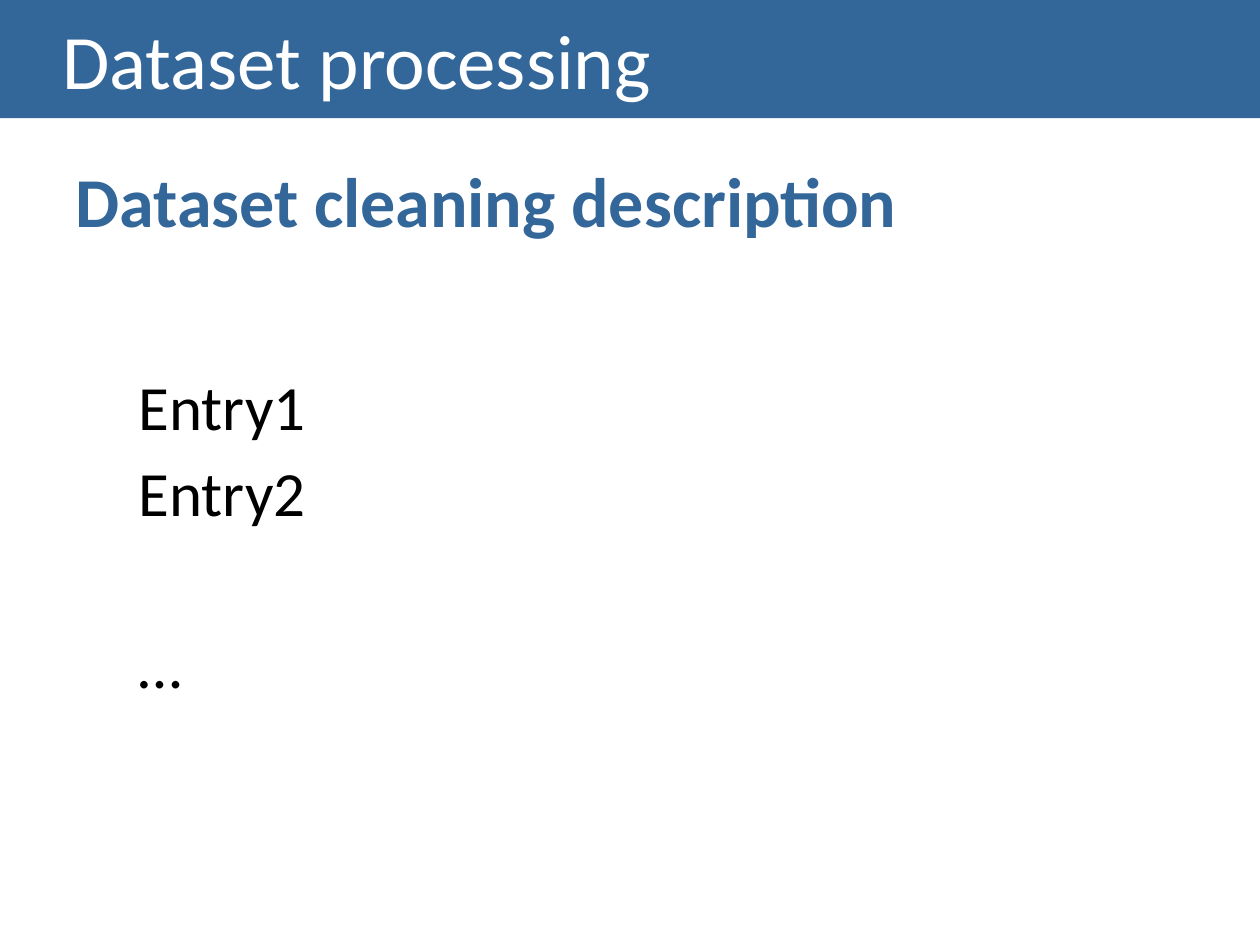
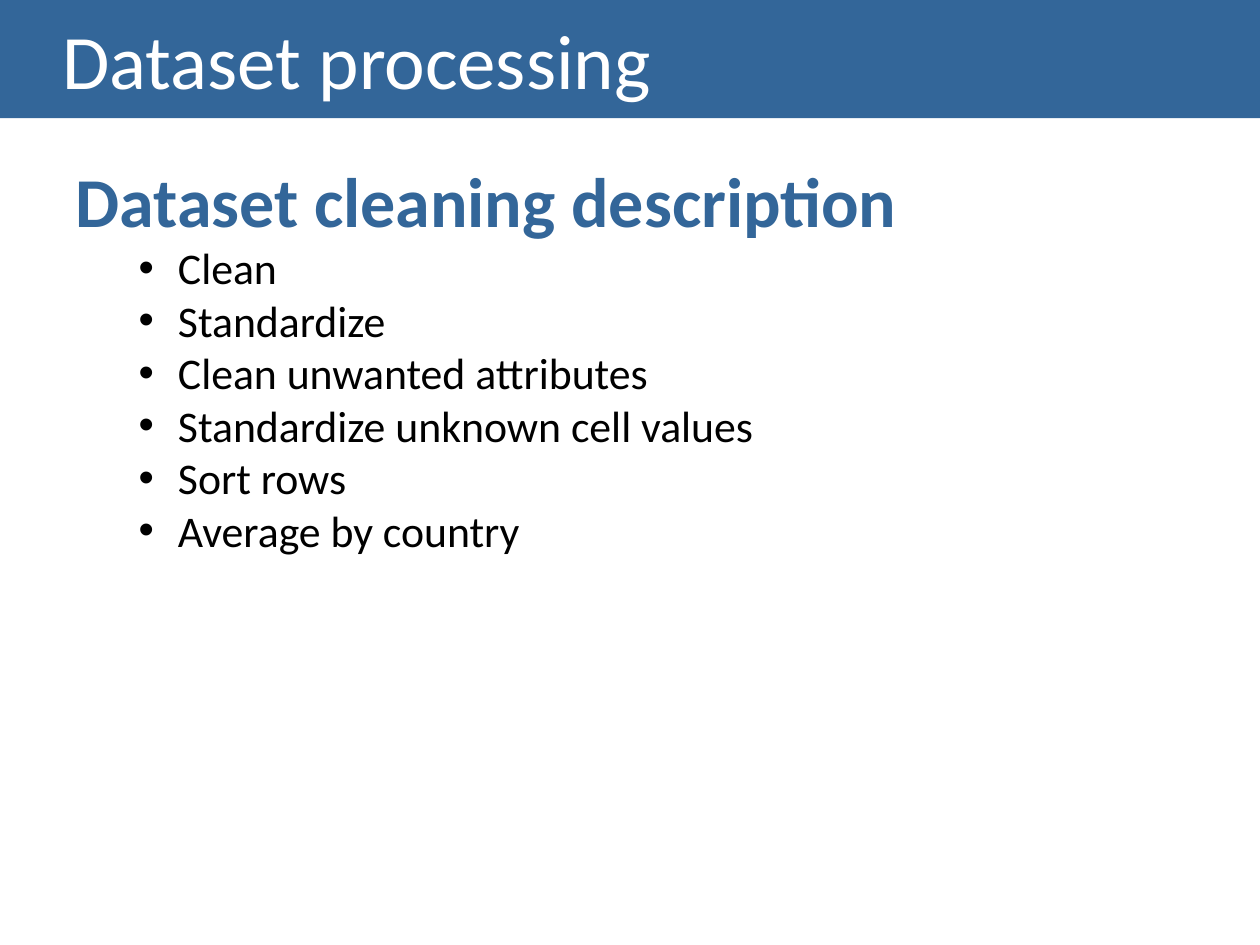
Before and after one commit to MargaridaMorais/information_visualization, a slide deck: slide 16 of CheckpointII/Lab04-PresentationTemplate.pptx (slide 14 before the commit). Drawn at 1260x945 pixels with LibreOffice and Linux fonts; fonts in the diff are those of the drawing. Boxes give left, top, right and bottom in pixels: in the first picture for what was removed or moved away, otherwise in the second. Text is boxed around its words. In the diff, an @@ line names an element or a change of style, - is before the commit and + after.

```diff
--- a/CheckpointII/Lab04-PresentationTemplate.pptx
+++ b/CheckpointII/Lab04-PresentationTemplate.pptx
@@ text at (x1=178, y1=253, x2=753, y2=555): text changed; size 36 to 25 pt @@
-  Entry1
-  Entry2
-  …
+  • Clean
+  • Standardize
+  • Clean unwanted attributes
+  • Standardize unknown cell values
+  • Sort rows
+  • Average by country
```
Also in this commit, not shown: 4 other slides changed, 6 slides added, 1 slide removed.
